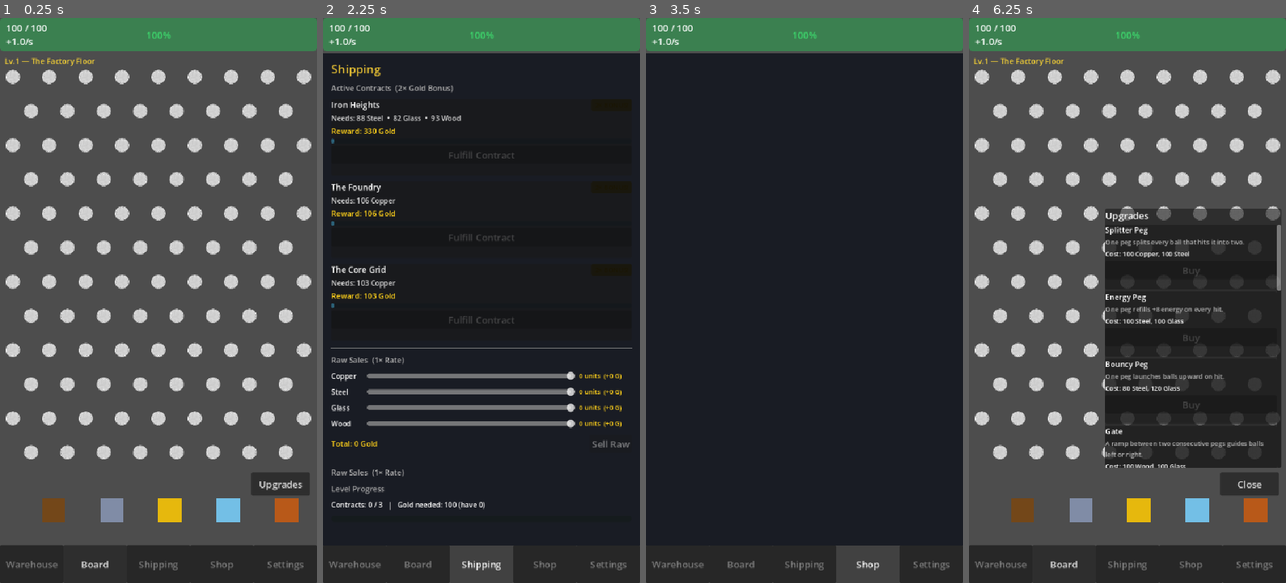
Above: before the commit, frames 1-4 (left to right).
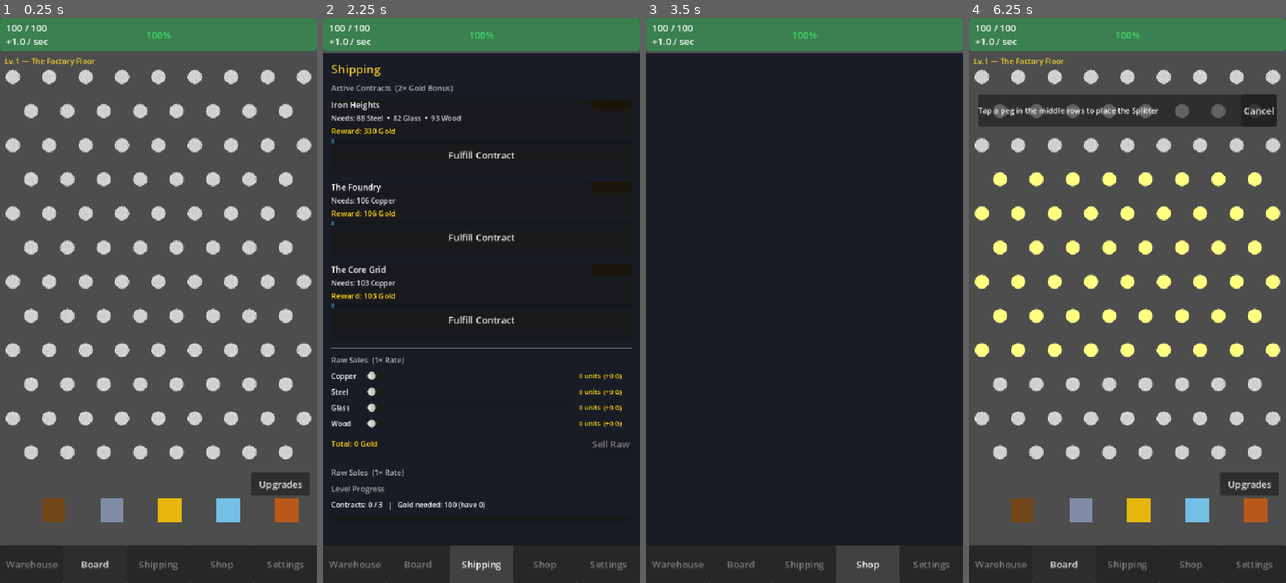
Above: after the commit, the same moments.

Repository: RafaelNTeixeira/ScrapFall
Game: Godot game, scene res://scenes/Main.tscn
The game is run twice, just before and just after one commit, with the same random seed, the same clock (stepped at 60 frames per second) and the same inputs.
Inputs (mouse positions are in pixels of both pictures, inside the frame that each line leads up to):
- Up to frame 1 (0.25 s): no input
- Up to frame 2 (2.25 s): click "Warehouse" at 0.5 s; click "Board" at 1.25 s; click "Shipping" at 2 s
- Up to frame 3 (3.5 s): click "Shop" at 2.75 s
- Up to frame 4 (6.25 s): click "Warehouse" at 3.5 s; click "Board" at 4.25 s; click "Upgrades" at 5 s; click (1190, 272) at 5.75 s, where only the run after the commit has a clickable "Buy"

The runs differ from the first frame. In frame 1, less than 0.1% of the frame differs, in the area x 8-16%, y 3-5%; in frame 2, 2.9%; in frame 3, less than 0.1%; in frame 4, 32%, in the area x 1-99%, y 3-84%.

Commit message:
fix: Portal is now teleporting balls; Gold is reset now at level transition also; Power meter UI text updates with selected buff

Diff:
--- a/scripts/Board.gd
+++ b/scripts/Board.gd
@@ -62,11 +62,13 @@
 # -----------------------------------------------------------------------------
 func _ready() -> void:
 	add_to_group("board")
-	call_deferred("_ready_upgrade_hooks")   # SaveManager uses this to find the Board
+	call_deferred("_ready_upgrade_hooks")
 	_calculate_board_origin()
 	_generate_pegs()
 	_generate_slots()
 	_generate_walls()
+	# Deferred so LevelManager save data is applied before hazards spawn
+	call_deferred("_spawn_hazards")
 
 # -----------------------------------------------------------------------------
 # Geometry helpers
@@ -538,12 +540,19 @@
 				portal_groups[pid] = []
 			portal_groups[pid].append(h)
 
+	# Track portal nodes by pair_id directly — avoids unreliable script-path search
+	var spawned_portals: Dictionary = {}
+
 	for h in hazard_defs:
 		var world_pos: Vector2 = grid_to_world(h["grid_x"], h["grid_y"])
 		match h["type"]:
 			"portal":
 				var portal := _portal_scene_or_code(h, world_pos)
 				_hazards.append(portal)
+				var pid: int = h.get("pair_id", 0)
+				if not spawned_portals.has(pid):
+					spawned_portals[pid] = []
+				spawned_portals[pid].append(portal)
 			"moving_peg":
 				var mp := _spawn_moving_peg(world_pos, h)
 				_hazards.append(mp)
@@ -551,16 +560,9 @@
 				var bh := _spawn_black_hole(world_pos)
 				_hazards.append(bh)
 
-	# Link portal pairs
-	var portal_nodes: Dictionary = {}
-	for node in _hazards:
-		if node.get_script() and node.get_script().resource_path.contains("Portal"):
-			var pid: int = node.get("pair_id")
-			if not portal_nodes.has(pid):
-				portal_nodes[pid] = []
-			portal_nodes[pid].append(node)
-	for pid in portal_nodes:
-		var pair: Array = portal_nodes[pid]
+	# Link portal pairs using directly tracked spawned_portals dictionary
+	for pid in spawned_portals:
+		var pair: Array = spawned_portals[pid]
 		if pair.size() == 2:
 			pair[0].partner = pair[1]
 			pair[1].partner = pair[0]
--- a/scripts/GameManager.gd
+++ b/scripts/GameManager.gd
@@ -32,10 +32,10 @@
 const RESOURCE_TYPES: Array[String] = ["Copper", "Steel", "Glass", "Wood"]
 
 var resources: Dictionary = {
-	"Copper": 0,
-	"Steel":  0,
-	"Glass":  0,
-	"Wood":   0,
+	"Copper": 500,
+	"Steel":  500,
+	"Glass":  500,
+	"Wood":   500,
 }
 
 # Base caps — can be upgraded via resource spending
--- a/scripts/LevelManager.gd
+++ b/scripts/LevelManager.gd
@@ -18,14 +18,13 @@
 # Level requirements (scale with level)
 # -----------------------------------------------------------------------------
 func contracts_required() -> int:
-	return 3 + (current_level - 1) * 2   # 3, 5, 7, 9 …
+	return 3 + (current_level - 1) * 2   # 3, 5, 7, 9, ...
 
 func gold_required() -> int:
-	return 100 * current_level            # 100, 200, 300 …
+	return 100 * current_level            # 100, 200, 300, ...
 
 func can_advance() -> bool:
-	return contracts_this_level >= contracts_required() \
-		and GameManager.gold >= gold_required()
+	return contracts_this_level >= contracts_required() and GameManager.gold >= gold_required()
 
 # Called by ContractManager when a contract is fulfilled
 func on_contract_fulfilled() -> void:
@@ -37,14 +36,16 @@
 # Perform level advance (called AFTER buff is chosen)
 # -----------------------------------------------------------------------------
 func advance(chosen_buff_id: String) -> void:
-	GameManager.spend_gold(gold_required())
 	BuffManager.apply_buff(chosen_buff_id)
 	current_level          += 1
 	contracts_this_level    = 0
 
-	# Reset resources but keep gold (minus the cost already deducted)
+	# Reset resources and gold
 	for res in GameManager.resources:
 		GameManager.resources[res] = 0
+		GameManager.emit_signal("resource_collected", res, 0)
+	GameManager.gold = 0.0
+	GameManager.emit_signal("gold_changed", 0.0)
 	GameManager.power_meter = GameManager.effective_power_max()
 
 	# Apply start-of-level buffs (Head Start, Hot Start, etc.)
--- a/scripts/LevelTransitionUI.gd
+++ b/scripts/LevelTransitionUI.gd
@@ -121,7 +121,6 @@
 
 func _refresh_confirm_text() -> void:
 	var next_level:   int    = LevelManager.current_level + 1
-	var gold_cost:    int    = LevelManager.gold_required()
 	var layout_idx:   int    = mini(next_level - 1, LevelManager.LAYOUTS.size() - 1)
 	var layout_name:  String = LevelManager.LAYOUTS[layout_idx].get("name", "Unknown")
 
@@ -138,8 +137,8 @@
 	if title:
 		title.text = "Advance to Level %d?" % next_level
 	if body:
-		body.text  = "Next board: \"%s\"\nCost: %d Gold\n\nYou will choose a permanent buff." \
-					 % [layout_name, gold_cost]
+		body.text  = "Next board: \"%s\"\n\nComplete this level and you will\nchoose a permanent buff." \
+					 % [layout_name]
 
 # -----------------------------------------------------------------------------
 # Buff picker panel
--- a/scripts/Portal.gd
+++ b/scripts/Portal.gd
@@ -2,33 +2,40 @@
 # Portal.gd — Area2D
 # Spawned in pairs by Board.gd. Ball enters one, exits from the other.
 # Board sets `partner` after spawning both.
+# Uses PhysicsServer2D to teleport RigidBody2D reliably mid-physics-step.
 # =============================================================================
 extends Area2D
 
-var partner:  Node  = null
-var pair_id:  int   = 0
-var _color_a: Color = Color(0.4, 0.2, 1.0)   # purple
-var _color_b: Color = Color(0.2, 0.8, 1.0)   # cyan
-var _time:    float = 0.0
+const IS_PORTAL: bool = true   # used by Board to identify portals reliably
+
+var partner: Node  = null
+var pair_id: int   = 0
+var _time:   float = 0.0
 
 func _ready() -> void:
 	collision_layer = 0
-	collision_mask  = 2
+	collision_mask  = 2   # detects balls (layer 2)
 	monitoring      = true
+
+	var col   := CollisionShape2D.new()
+	var shape := CircleShape2D.new()
+	shape.radius = 20.0
+	col.shape    = shape
+	add_child(col)
+
 	body_entered.connect(_on_body_entered)
 	_build_visual()
 
 func _build_visual() -> void:
-	# Outer ring
 	var outer := ColorRect.new()
-	outer.size     = Vector2(28.0, 28.0)
-	outer.position = Vector2(-14.0, -14.0)
-	outer.color    = _pick_color().darkened(0.3)
+	outer.size     = Vector2(32.0, 32.0)
+	outer.position = Vector2(-16.0, -16.0)
+	outer.color    = _pick_color().darkened(0.4)
 	add_child(outer)
-	# Inner core
+
 	var inner := ColorRect.new()
-	inner.size     = Vector2(16.0, 16.0)
-	inner.position = Vector2(-8.0, -8.0)
+	inner.size     = Vector2(18.0, 18.0)
+	inner.position = Vector2(-9.0, -9.0)
 	inner.color    = _pick_color()
 	add_child(inner)
 
@@ -45,17 +52,29 @@
 	modulate = Color(1.0 + pulse * 0.4, 1.0 + pulse * 0.4, 1.0 + pulse * 0.4)
 
 func _on_body_entered(body: Node) -> void:
-	if partner == null or not body.has_method("enter_slot"):
+	if partner == null:
 		return
-	# Cooldown prevents infinite bounce between portals
+	if not body.has_method("enter_slot"):
+		return
 	if body.get_meta("portal_cooldown", false):
 		return
+
 	body.set_meta("portal_cooldown", true)
-	body.global_position = partner.global_position + Vector2(0.0, 8.0)
-	# Award portal energy bonus if buff is active
+
+	# PhysicsServer2D is the ONLY reliable way to teleport a RigidBody2D.
+	# Setting global_position directly or via set_deferred gets overridden
+	# by the physics engine in the same step.
+	var target: Vector2 = partner.global_position + Vector2(0.0, 20.0)
+	PhysicsServer2D.body_set_state(
+		body.get_rid(),
+		PhysicsServer2D.BODY_STATE_TRANSFORM,
+		Transform2D(0.0, target)
+	)
+
 	if GameManager.portal_energy_bonus > 0.0:
 		GameManager._add_power(GameManager.portal_energy_bonus)
-	# Clear cooldown after a short delay
+
+	# Release cooldown after 0.4 s so the ball can use portals again
 	get_tree().create_timer(0.4).timeout.connect(
 		func():
 			if is_instance_valid(body):
--- a/scripts/PowerMeterUI.gd
+++ b/scripts/PowerMeterUI.gd
@@ -1,106 +1,68 @@
 # =============================================================================
 # PowerMeterUI.gd
-# Attach to: Control (or PanelContainer) node in a CanvasLayer above the board.
+# Attach to: Control node inside a CanvasLayer (layer = 10)
 #
-# Scene tree expected:
-#   PowerMeterUI (Control)
-#   ├── FillBar (ProgressBar)       ← main energy fill
-#   ├── EnergyLabel (Label)         ← "74 / 100"
-#   ├── RegenLabel (Label)          ← "+1/s" or upgraded rate
-#   └── NoEnergyFlash (ColorRect)   ← full-screen red flash on failed drop
-#
-# Colour states (match GDD intent):
-#   > 50%  → green    (healthy)
-#   20-50% → orange   (warning)
-#   < 20%  → red      (critical / flashing)
+# Scene tree — node names must match exactly:
+#   Control                 ← this script
+#   ├── FillBar             (ProgressBar)
+#   ├── EnergyLabel         (Label)
+#   └── RegenLabel          (Label)
 # =============================================================================
 extends Control
 
-# Node references — all optional so the script doesn't crash in partial scenes
-@onready var _fill_bar:      ProgressBar = $FillBar      if has_node("FillBar")      else null
-@onready var _energy_label:  Label       = $EnergyLabel  if has_node("EnergyLabel")  else null
-@onready var _regen_label:   Label       = $RegenLabel   if has_node("RegenLabel")   else null
-@onready var _no_energy_fx:  ColorRect   = $NoEnergyFlash if has_node("NoEnergyFlash") else null
+@onready var _fill_bar:     ProgressBar = $FillBar
+@onready var _energy_label: Label       = $EnergyLabel
+@onready var _regen_label:  Label       = $RegenLabel
 
-# Colour constants
-const COLOR_FULL:     Color = Color(0.25, 0.90, 0.45)   # green
-const COLOR_MID:      Color = Color(1.00, 0.70, 0.10)   # orange
-const COLOR_LOW:      Color = Color(0.95, 0.20, 0.20)   # red
+const COLOR_FULL: Color = Color(0.25, 0.90, 0.45)
+const COLOR_MID:  Color = Color(1.00, 0.70, 0.10)
+const COLOR_LOW:  Color = Color(0.95, 0.20, 0.20)
 
-# Threshold fractions
-const THRESH_FULL: float = 0.50
-const THRESH_LOW:  float = 0.20
+func _ready() -> void:
+	_fill_bar.min_value = 0.0
+	# max_value uses effective_power_max() so buffs are reflected immediately
+	_fill_bar.max_value = GameManager.effective_power_max()
 
-var _is_flashing: bool = false
-
-# -----------------------------------------------------------------------------
-# _ready
-# -----------------------------------------------------------------------------
-func _ready() -> void:
-	if _fill_bar:
-		_fill_bar.max_value = GameManager.POWER_METER_MAX
-		_fill_bar.value     = GameManager.power_meter
-
-	if _no_energy_fx:
-		_no_energy_fx.color   = Color(1.0, 0.0, 0.0, 0.0)   # transparent by default
-		_no_energy_fx.visible = true
-
-	# Signals from GameManager
 	GameManager.power_meter_changed.connect(_on_power_changed)
 	GameManager.ball_drop_failed.connect(_on_drop_failed)
 
+	# Refresh whenever a buff changes the max energy or regen rate
+	BuffManager.buffs_changed.connect(_on_buffs_changed)
+
 	_refresh(GameManager.power_meter)
 
-# -----------------------------------------------------------------------------
-# Signal handlers
-# -----------------------------------------------------------------------------
+func _process(_delta: float) -> void:
+	_fill_bar.value = GameManager.power_meter
+
 func _on_power_changed(new_value: float) -> void:
 	_refresh(new_value)
 
+func _on_buffs_changed() -> void:
+	# Buff may have changed effective max — update bar range and redraw
+	_fill_bar.max_value = GameManager.effective_power_max()
+	_refresh(GameManager.power_meter)
+
 func _on_drop_failed() -> void:
-	## Red screen-edge flash — tells the player the meter is empty.
-	if _is_flashing:
-		return
-	_is_flashing = true
-	if _no_energy_fx:
-		var tween: Tween = create_tween()
-		tween.tween_property(_no_energy_fx, "color", Color(1.0, 0.0, 0.0, 0.30), 0.08)
-		tween.tween_property(_no_energy_fx, "color", Color(1.0, 0.0, 0.0, 0.00), 0.25)
-		tween.tween_callback(func(): _is_flashing = false)
+	var tween: Tween = create_tween()
+	tween.tween_property(_fill_bar, "modulate", Color(1.5, 0.2, 0.2), 0.07)
+	tween.tween_property(_fill_bar, "modulate",
+		_bar_color(GameManager.power_meter / GameManager.effective_power_max()), 0.25)
 
-# -----------------------------------------------------------------------------
-# Visual update
-# -----------------------------------------------------------------------------
 func _refresh(value: float) -> void:
-	var fraction: float = value / GameManager.POWER_METER_MAX
+	var max_val: float  = GameManager.effective_power_max()
+	var fraction: float = value / max_val
 
-	if _fill_bar:
-		_fill_bar.value    = value
-		_fill_bar.modulate = _bar_color(fraction)
+	_fill_bar.max_value  = max_val
+	_fill_bar.value      = value
+	_fill_bar.modulate   = _bar_color(fraction)
 
-	if _energy_label:
-		_energy_label.text = "%d / %d" % [int(value), int(GameManager.POWER_METER_MAX)]
-
-	if _regen_label:
-		_regen_label.text = "+%.1f/s" % GameManager.passive_regen_rate
-
-	## Critical pulsing at low energy — draws attention without being annoying
-	if fraction < THRESH_LOW and not _is_flashing:
-		_pulse_bar()
+	_energy_label.text = "%d / %d" % [int(value), int(max_val)]
+	_regen_label.text  = "+%.1f / sec" % GameManager.passive_regen_rate
 
 func _bar_color(fraction: float) -> Color:
-	if fraction > THRESH_FULL:
+	if fraction > 0.5:
 		return COLOR_FULL
-	elif fraction > THRESH_LOW:
-		## Lerp orange → green smoothly in the mid range
-		var t: float = (fraction - THRESH_LOW) / (THRESH_FULL - THRESH_LOW)
-		return COLOR_MID.lerp(COLOR_FULL, t)
+	elif fraction > 0.2:
+		return COLOR_MID.lerp(COLOR_FULL, (fraction - 0.2) / 0.3)
 	else:
 		return COLOR_LOW
-
-func _pulse_bar() -> void:
-	if not _fill_bar:
-		return
-	var tween: Tween = create_tween()
-	tween.tween_property(_fill_bar, "modulate", Color(1.2, 0.3, 0.3), 0.20)
-	tween.tween_property(_fill_bar, "modulate", COLOR_LOW, 0.20)
--- a/scripts/ShippingUI.gd
+++ b/scripts/ShippingUI.gd
@@ -246,8 +246,8 @@
 func _refresh_level_progress() -> void:
 	if not _level_progress_lbl:
 		return
-	var done:     int = LevelManager.contracts_this_level
-	var needed:   int = LevelManager.contracts_required()
+	var done:   int = LevelManager.contracts_this_level
+	var needed: int = LevelManager.contracts_required()
 	var gold_req: int = LevelManager.gold_required()
 	_level_progress_lbl.text = "Contracts: %d / %d   |   Gold needed: %d (have %d)" % [
 		done, needed, gold_req, int(GameManager.gold)
